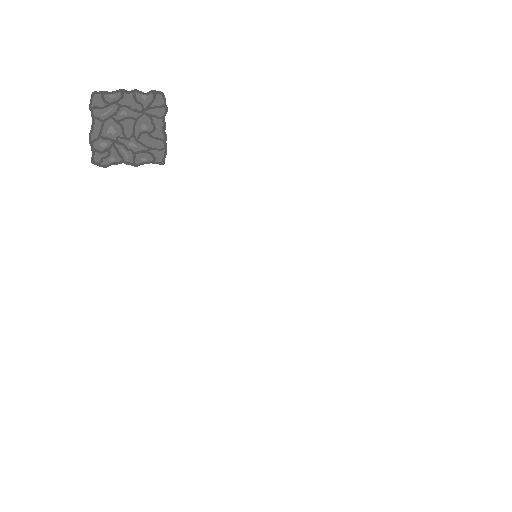
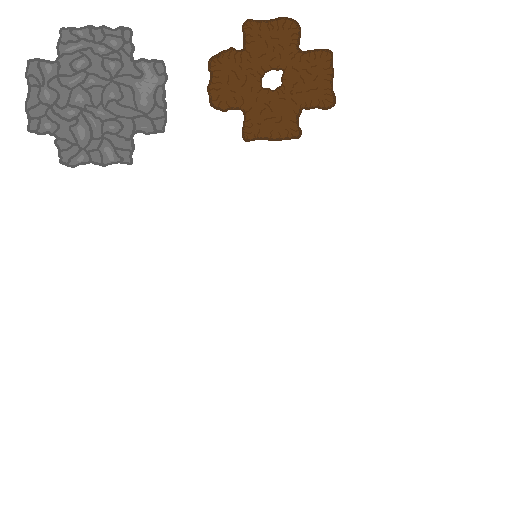
Two versions of the same layered image (512 x 512). Layer-by-layer changes:
painted on "Paint Layer 1 Merged" over left=25, top=17, right=336, bottom=168
